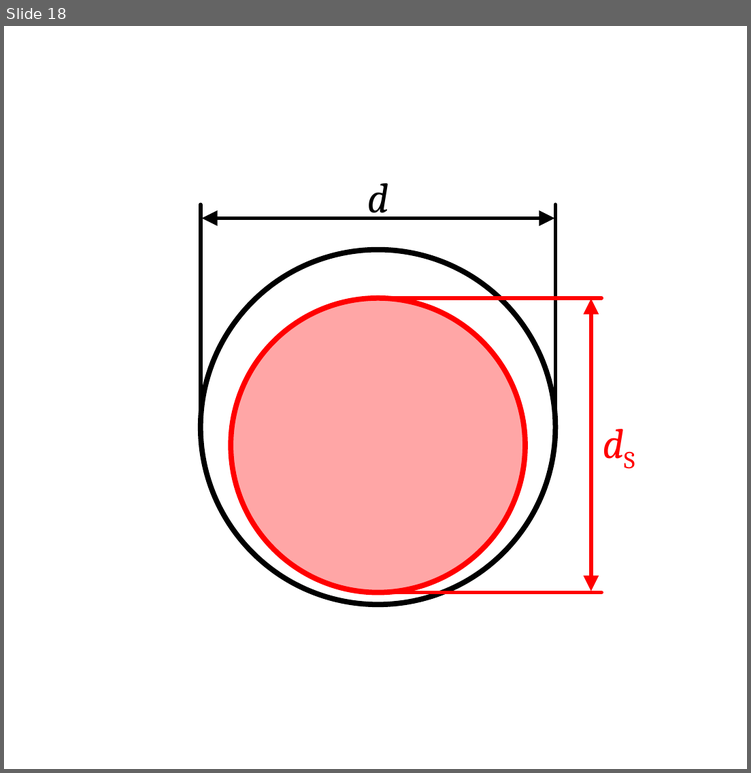
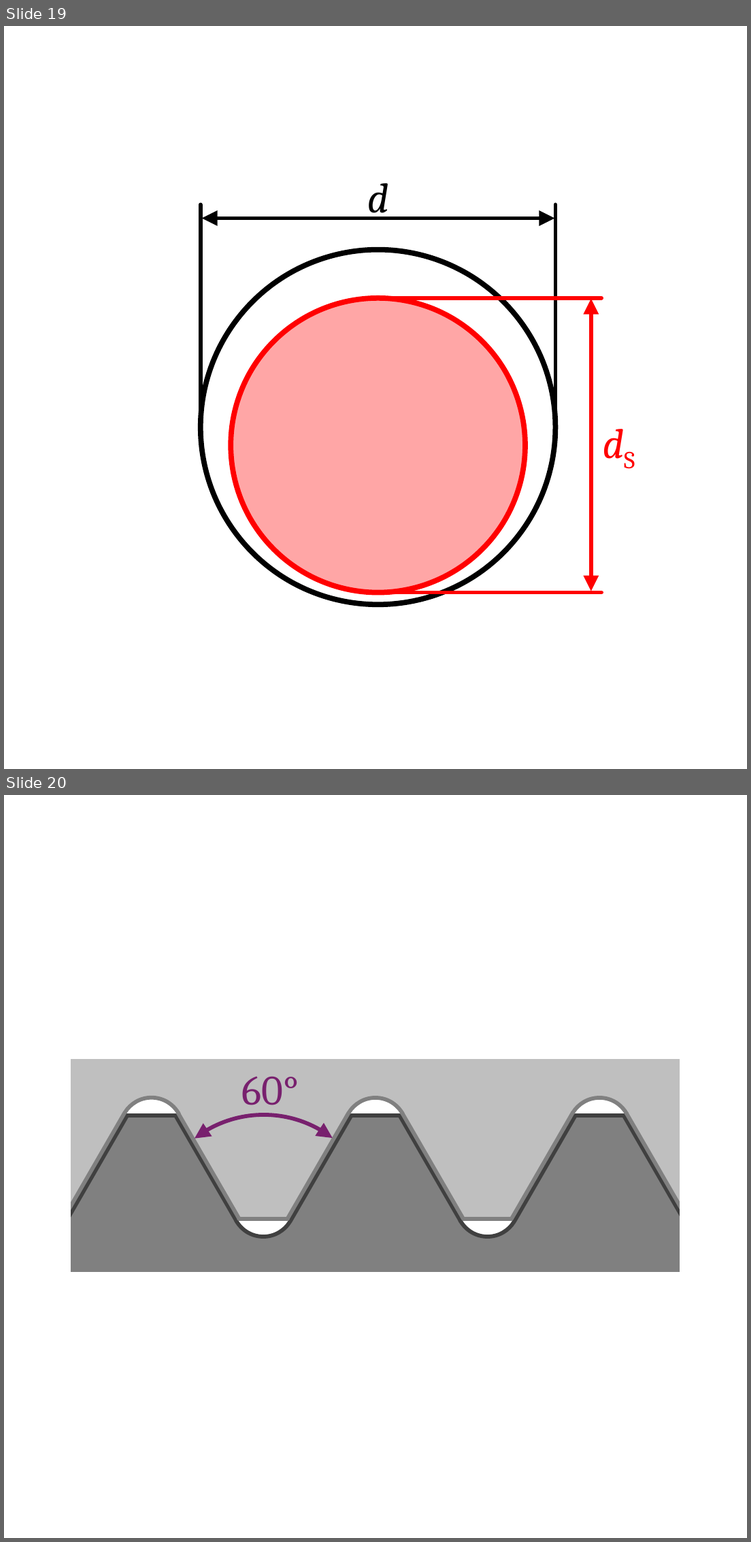
Before and after one commit to m4zeRobot/Project-FoSa, a slide deck: LaTeX B.Sc. LRT/Konstruktionslehre 1&2/images/KE-Images.pptx. Shown one above the other, each under a label of ours: slide 18 before the commit, slides 19 and 20 after it. The pictures are 751x773 and 751x1542 pixels, drawn with LibreOffice and Linux fonts; fonts in the diff are those of the drawing. Boxes give left, top, right and bottom in pixels: in the first picture for what was removed or moved away, otherwise in the second. Text is boxed around its words. In the diff, an @@ line names an element or a change of style, - is before the commit and + after.

```diff
--- a/LaTeX B.Sc. LRT/Konstruktionslehre 1&2/images/KE-Images.pptx
+++ b/LaTeX B.Sc. LRT/Konstruktionslehre 1&2/images/KE-Images.pptx
@@ slide 20 added at (4, 795, 747, 1538), background #FFFFFF @@
@@ rectangle added at (65, 1051, 685, 1278), outline #FFFFFF 5 pt @@
@@ text added at (242, 1076, 299, 1114), 16 pt, text #78206E @@
+60°
@@ group added at (65, 1059, 685, 1219): 8 lines, 3 arc (boxed as its full ellipse)s, 1 freeform shape @@
@@ arc (boxed as its full ellipse) added at (151, 1115, 377, 1342), outline #78206E 1.5 pt @@
@@ group added at (65, 1115, 686, 1281): 9 lines, 2 arc (boxed as its full ellipse)s, 1 freeform shape @@
@@ what was slide 18 is now slide 19 @@
```
Also in this commit, not shown: 1 slide changed, 3 other slides added, 1 slide removed, 5 other files.
